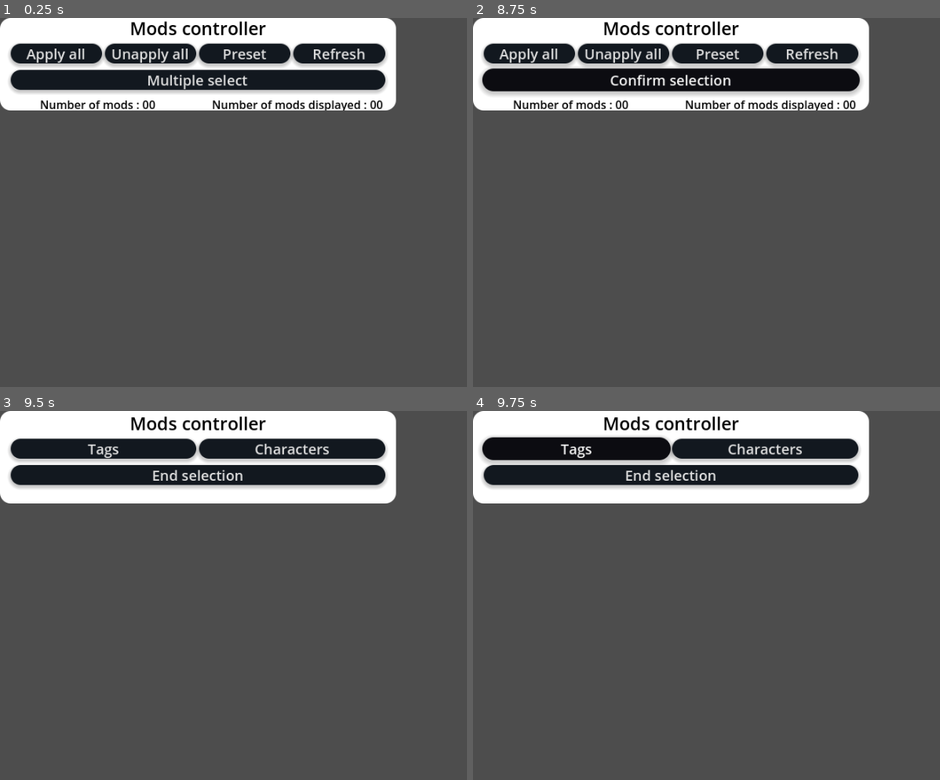
Above: before the commit, frames 1-4 (two rows, left to right).
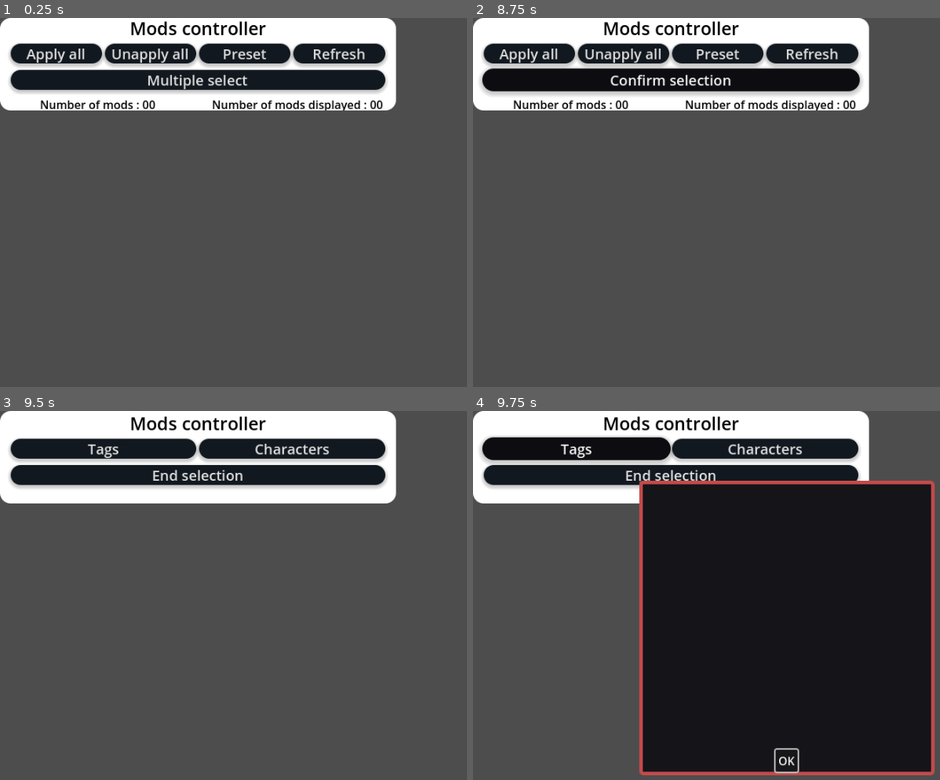
Above: after the commit, the same moments.

Repository: AaaaaaICO/DUMH-Mod-Manager
Game: Godot game, scene res://Scenes/PREFABS/Mod Panel/MODS_TOP_CONTROLLER.tscn
The game is run twice, just before and just after one commit, with the same random seed, the same clock (stepped at 60 frames per second) and the same inputs. This scene is started directly instead of the project's main scene.
Inputs:
- Up to frame 1 (0.25 s): no input
- Up to frame 2 (8.75 s): click "Apply all" at 0.5 s; click "Unapply all" at 1.25 s; click "Refresh" at 2 s; click "Apply all" at 2.75 s; click "Unapply all" at 3.5 s; click "Refresh" at 4.25 s; click "Apply all" at 5 s; click "Unapply all" at 5.75 s; click "Refresh" at 6.5 s; click "Preset" at 7.25 s; click "Multiple select" at 8 s
- Up to frame 3 (9.5 s): click "Confirm selection" at 8.75 s
- Up to frame 4 (9.75 s): click "Tags" at 9.5 s

Frames 1-3 are identical in both runs. In frame 4, 50% of the frame differs, in the area x 35-99%, y 18-99%.
Error in both runs: Attempt to call function 'get_as_text' in base 'null instance' on a null instance. (res://Scripts/Global/Global.gd:98)

Commit message:
Multiselect Release

Diff:
--- a/Scenes/PREFABS/Mod Panel/MODS_TOP_CONTROLLER.tscn
+++ b/Scenes/PREFABS/Mod Panel/MODS_TOP_CONTROLLER.tscn
@@ -267,7 +267,8 @@
 [node name="ScrollContainer" type="ScrollContainer" parent="AD_ChangeTags/MarginContainer"]
 layout_mode = 2
 
-[node name="VBoxContainer" type="VBoxContainer" parent="AD_ChangeTags/MarginContainer/ScrollContainer"]
+[node name="SETTINGS_NEW_TAGS_VB" type="VBoxContainer" parent="AD_ChangeTags/MarginContainer/ScrollContainer"]
+unique_name_in_owner = true
 layout_mode = 2
 size_flags_horizontal = 3
 size_flags_vertical = 3
@@ -282,3 +283,4 @@
 [connection signal="pressed" from="VBoxContainer_MULTI_SELECT/MarginContainer/HBoxContainer/BTN_CHARACTERS" to="." method="_on_btn_characters_pressed"]
 [connection signal="pressed" from="VBoxContainer_MULTI_SELECT/MarginContainer2/HBoxContainer/BTN_MULTISELECT" to="." method="_on_btn_multiselect_pressed"]
 [connection signal="confirmed" from="AD_ChangeChara" to="." method="_on_ad_change_chara_confirmed"]
+[connection signal="confirmed" from="AD_ChangeTags" to="." method="_on_ad_change_tags_confirmed"]
--- a/Scripts/Mod Panel/Mods_Top_Controller.gd
+++ b/Scripts/Mod Panel/Mods_Top_Controller.gd
@@ -100,7 +100,18 @@
 
 
 func _on_btn_tags_pressed() -> void:
-	pass # Replace with function body.
+	%AD_ChangeTags.show()
+	var FILE_DATA = FileAccess.open(Global.SAVE_DATA["USER_MODS_FOLDER_PATH"] + "/CONFIG.json", FileAccess.READ);
+	var JSON_STRING = FILE_DATA.get_as_text()
+	var FILE_AS_DICT = JSON.parse_string(JSON_STRING)
+	var TAGS = FILE_AS_DICT["TAGS"]
+	for N in %SETTINGS_NEW_TAGS_VB.get_children():
+		%SETTINGS_NEW_TAGS_VB.remove_child(N)
+		N.queue_free()
+	for TAG in TAGS:
+		var ITEM = load(SETTINGS_CHECKBOX_PREFAB).instantiate()
+		ITEM.set_text(TAG[0])
+		%SETTINGS_NEW_TAGS_VB.add_child(ITEM)
 
 func _on_btn_characters_pressed() -> void:
 	%AD_ChangeChara.show()
@@ -138,3 +149,21 @@
 		var Data_FILE_END = FileAccess.open(Global.SAVE_DATA["USER_MODS_FOLDER_PATH"] + "/" + FILE_AS_DICT["ORIGINAL_NAME"] + "/" + "DATA.json",  FileAccess.WRITE)
 		var JSON_STRING_END = JSON.stringify(FILE_AS_DICT)
 		Data_FILE_END.store_line(JSON_STRING_END)
+
+
+func _on_ad_change_tags_confirmed() -> void:
+	for x in Global.MUTLI_SELECTED_MODS: # Add multithreading?
+		var LIST_OF_TAGS = []
+		for CB in %SETTINGS_NEW_TAGS_VB.get_children():
+			if(CB.is_pressed()):
+				LIST_OF_TAGS.append(CB.get_text())
+		var FILE_DATA = FileAccess.open(Global.SAVE_DATA["USER_MODS_FOLDER_PATH"] + "/" + x + "/" + "DATA.json", FileAccess.READ);
+		var JSON_STRING = FILE_DATA.get_as_text()
+		var FILE_AS_DICT = JSON.parse_string(JSON_STRING)
+		if(LIST_OF_TAGS):
+			FILE_AS_DICT["TAGS"] = LIST_OF_TAGS
+		else:
+			FILE_AS_DICT["TAGS"] = []
+		var Data_FILE_END = FileAccess.open(Global.SAVE_DATA["USER_MODS_FOLDER_PATH"] + "/" + x + "/" + "DATA.json",  FileAccess.WRITE)
+		var JSON_STRING_END = JSON.stringify(FILE_AS_DICT)
+		Data_FILE_END.store_line(JSON_STRING_END)
Not shown, changed: EXTRAS/EXPORTS/Linux/DUMH (Mod Helper).x86_64
Not shown, changed: EXTRAS/EXPORTS/Windows/DUMH (Mod Helper).exe
